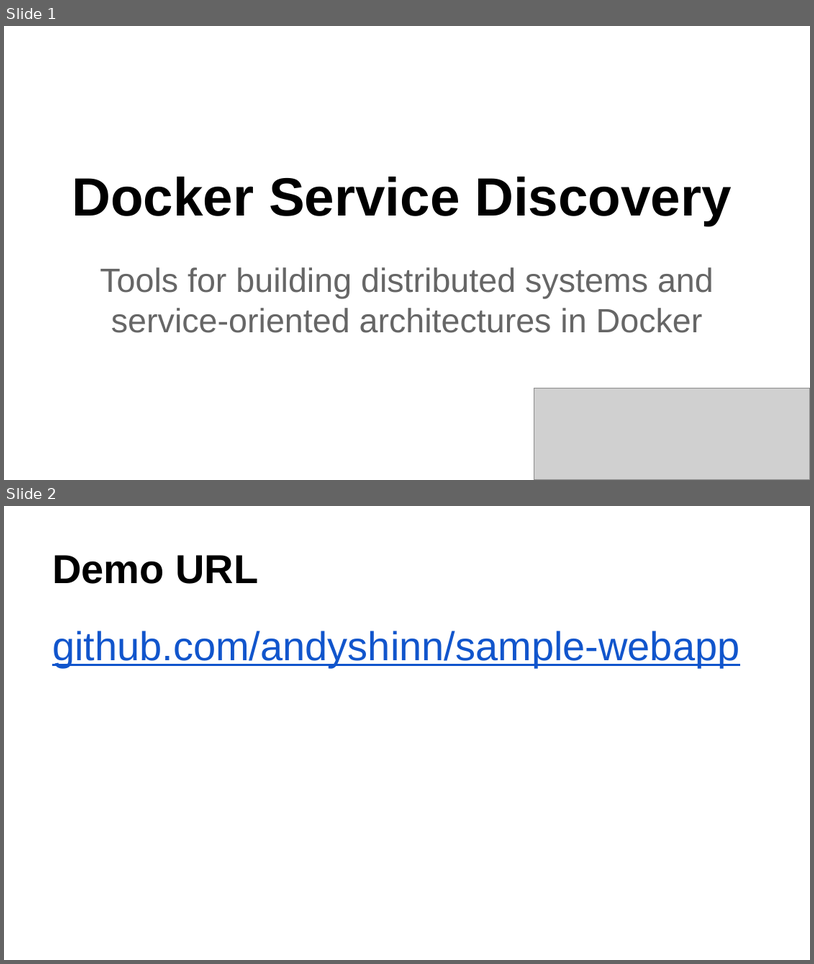
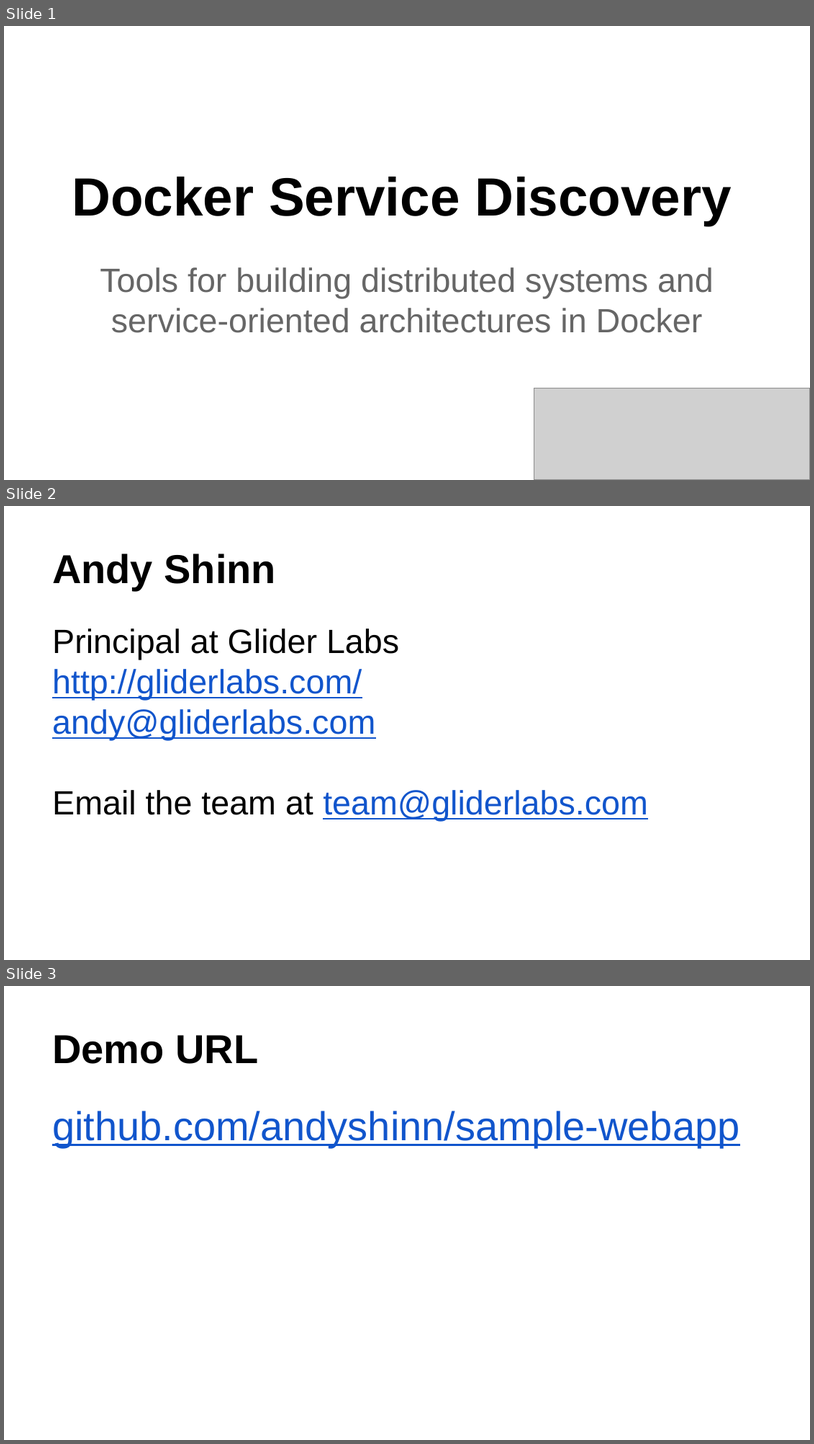
Before and after one commit to thoughtless/sample-webapp, a slide deck: talk_slides/service_discovery_with_glider_labs_docker_austin_jan_8_2015.pptx. Shown one above the other, each under a label of ours: slides 1 and 2 before the commit, slides 1, 2 and 3 after it. The pictures are 814x964 and 814x1444 pixels, drawn with LibreOffice and Linux fonts; fonts in the diff are those of the drawing; grey boxes stand for pictures; background and template pictures are left out. Boxes give left, top, right and bottom in pixels: in the first picture for what was removed or moved away, otherwise in the second. Text is boxed around its words. In the diff, an @@ line names an element or a change of style, - is before the commit and + after.

Commit message:
update slides with contact info and direct link

```diff
--- a/talk_slides/service_discovery_with_glider_labs_docker_austin_jan_8_2015.pptx
+++ b/talk_slides/service_discovery_with_glider_labs_docker_austin_jan_8_2015.pptx
@@ slide 2 added at (4,506,810,960), background #FFFFFF @@
@@ title added at (52,554,276,590), 36 pt, text #000000, bold @@
+Andy Shinn
@@ text added at (52,628,648,821), 30 pt, text #1155CC, underline @@
+Principal at Glider Labs
+http://gliderlabs.com/
+andy@gliderlabs.com
+Email the team at team@gliderlabs.com
@@ what was slide 2 is now slide 3 @@
```
Also in this commit, not shown: 2 other files.
